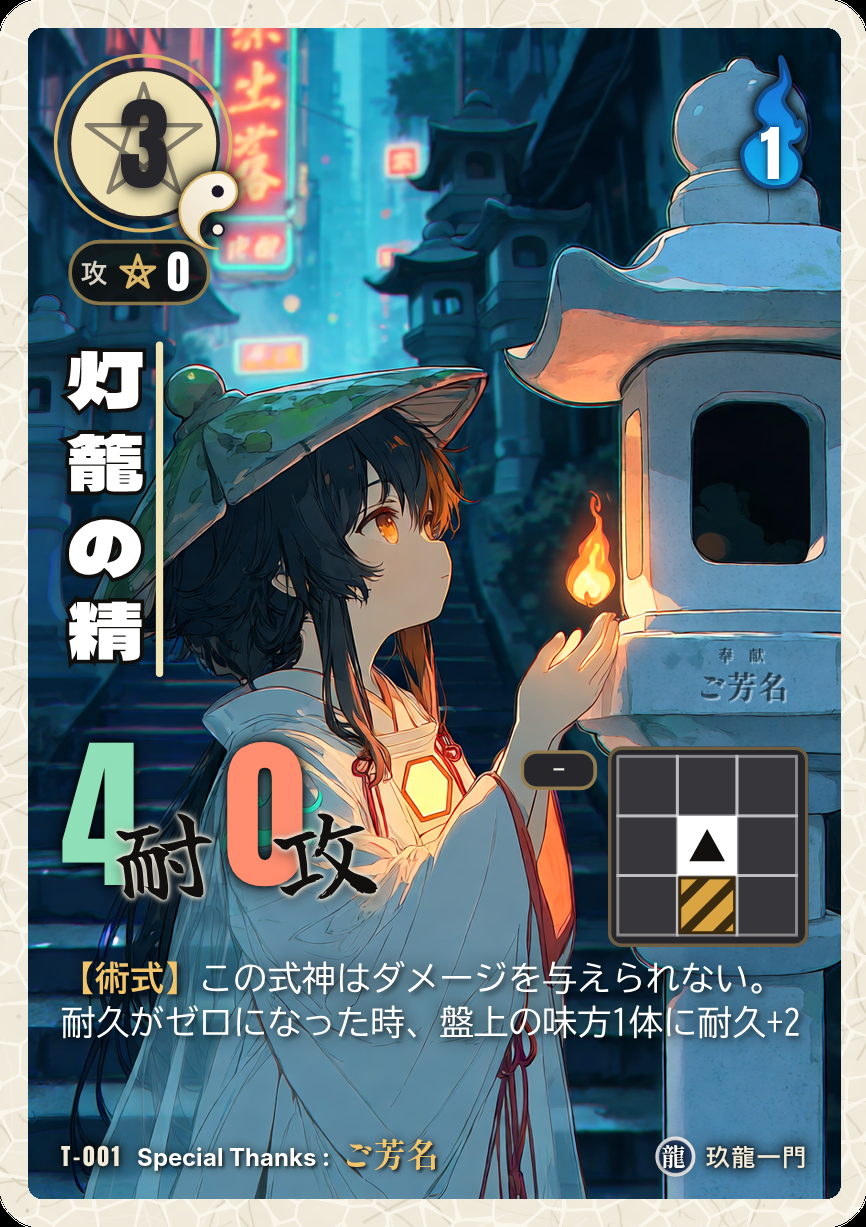
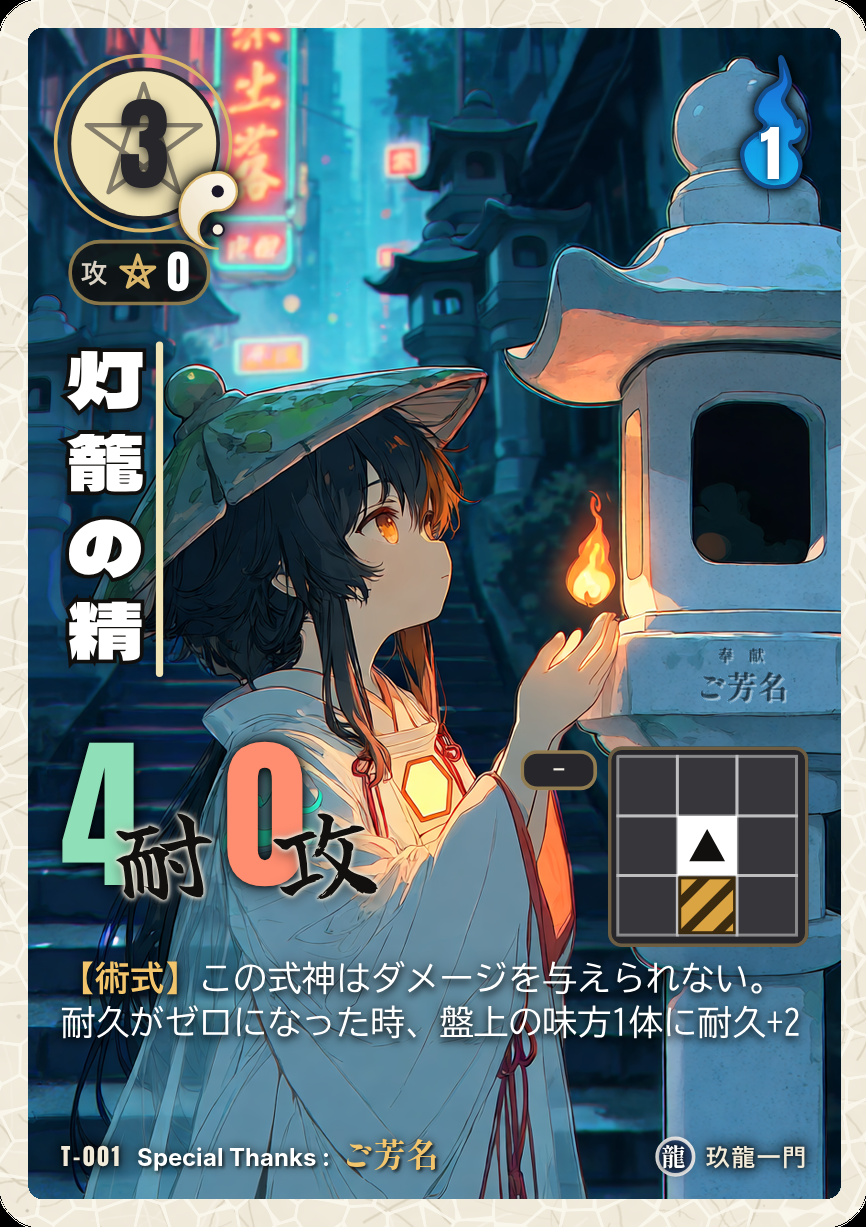
Two versions of the same layered image (w=866, h=1227). Layer-by-layer changes:
removed layer "11_効果文_白文字と影" over left=48, top=949, right=811, bottom=1053
added layer "11c_効果文_白文字(影なし)" above "11b_効果文の影_内側(0 1px 2px 黒90%)" over left=61, top=961, right=799, bottom=1039
added layer "11b_効果文の影_内側(0 1px 2px 黒90%)" (90%) above "11a_効果文の影_外側(0 0 4px 黒60%)" over left=53, top=956, right=807, bottom=1051
added layer "11a_効果文の影_外側(0 0 4px 黒60%)" (60%) above "10_間合" over left=48, top=949, right=811, bottom=1053
